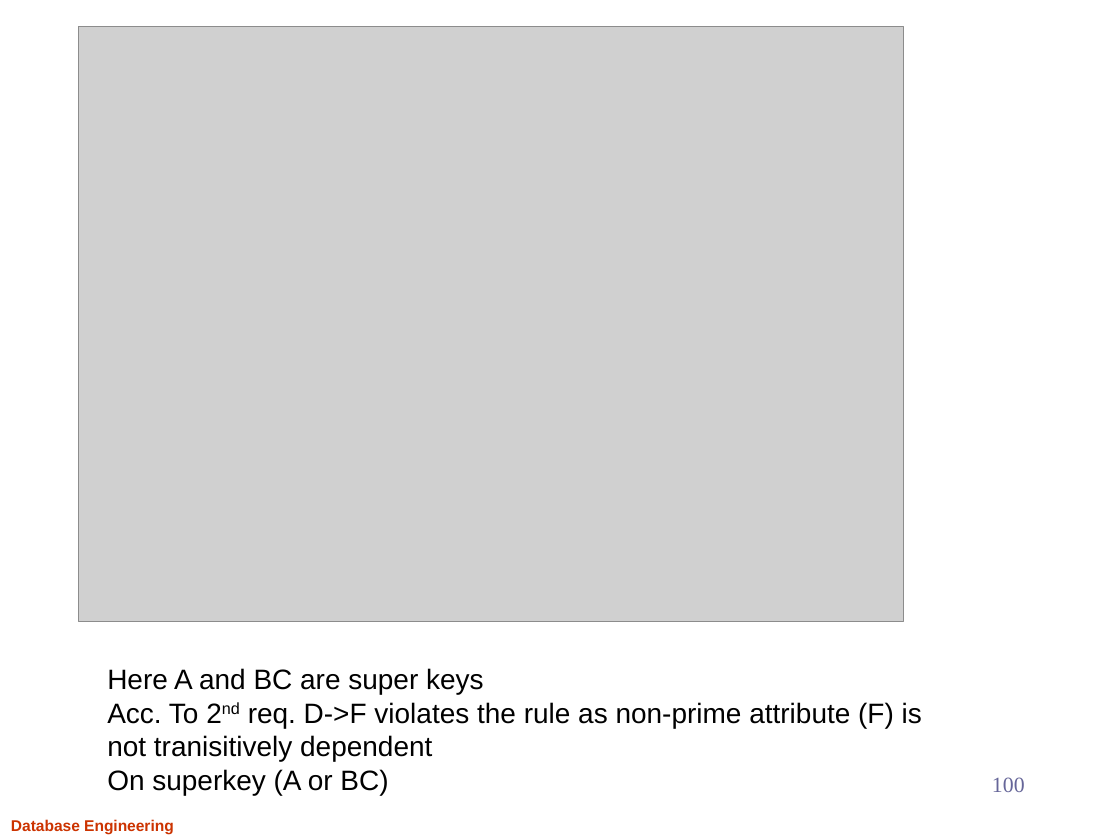
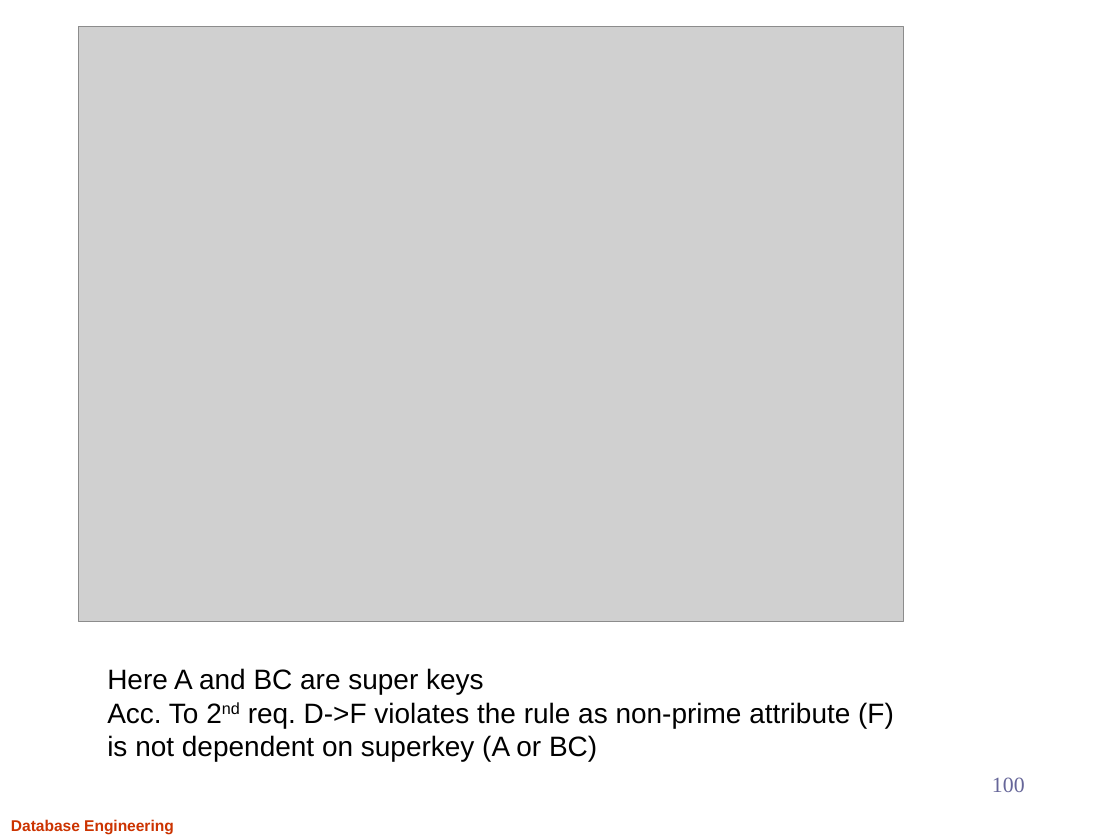
Before and after one commit to Aashishsharma/Learnings, a slide deck: slide 100 of RDBMS/DB.pptx. Drawn at 1120x840 pixels with LibreOffice and Linux fonts; fonts in the diff are those of the drawing; grey boxes stand for pictures. Boxes give left, top, right and bottom in pixels: in the first picture for what was removed or moved away, otherwise in the second. Text is boxed around its words. In the diff, an @@ line names an element or a change of style, - is before the commit and + after.

```diff
--- a/RDBMS/DB.pptx
+++ b/RDBMS/DB.pptx
@@ text at bbox=[107, 702, 894, 762]: text changed @@
-Acc. To 2nd req. D->F violates the rule as non-prime attribute (F) is not tranisitively dependent
-On superkey (A or BC)
+Acc. To 2nd req. D->F violates the rule as non-prime attribute (F)
+is not dependent on superkey (A or BC)
```
Also in this commit, not shown: 5 other slides changed, 5 slides added.
